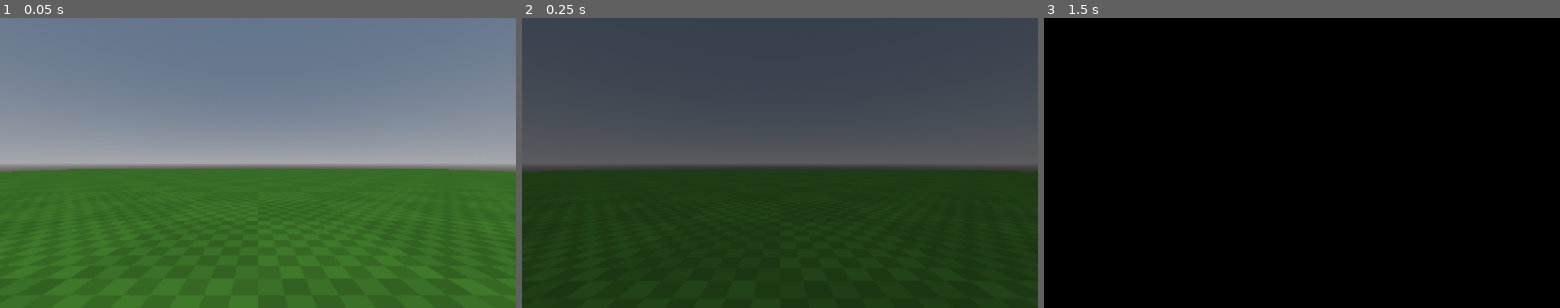
Above: before the commit, frames 1-3 (left to right).
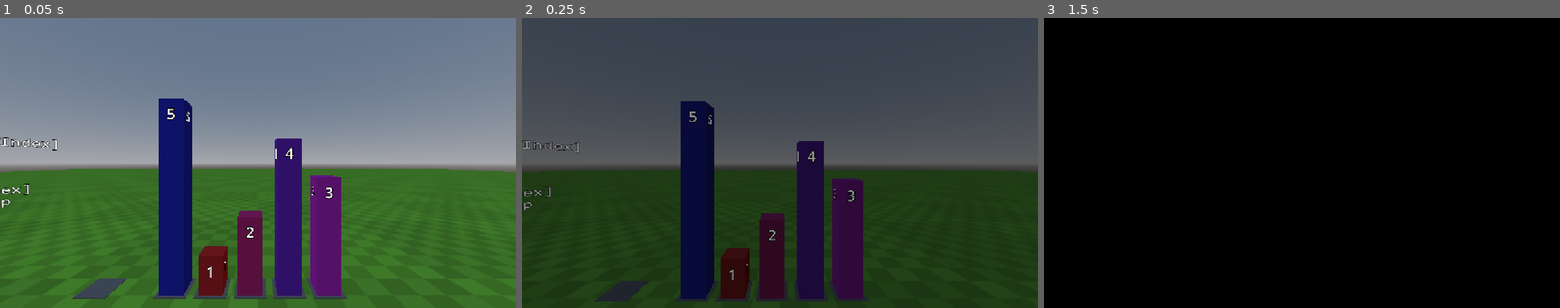
Above: after the commit, the same moments.

Repository: FlashCanBuild/SortingVR
Game: Godot game, scene res://scenes/main.tscn
Same seed, same stepped clock (60 frames per second), same inputs: the game is played once before the commit and once after it.
Inputs (mouse positions are in pixels of both pictures, inside the frame that each line leads up to):
- Up to frame 1 (0.05 s): no input
- Up to frame 2 (0.25 s): no input
- Up to frame 3 (1.5 s): tap Enter (ui_accept) at 0.5, 0.77, 1.07, 1.25 s; move the mouse to (1415, 148) at 0.52 s; hold Right (ui_right) 0.53-1.25 s; click (1415, 148) at 0.67 s; drag from (1198, 177) to (1276, 221) at 1.27 s

The runs differ from the first frame. In frame 1, 13% of the frame differs, in the area x 0-68%, y 27-97%; in frame 2, 13%; in frame 3, nothing differs.

Commit message:
fixed slots, added prototype of pseudocode board and sorting board

Diff:
--- a/game/project.godot
+++ b/game/project.godot
@@ -24,6 +24,10 @@
 
 window/stretch/mode="canvas_items"
 window/stretch/aspect="expand"
+
+[editor]
+
+movie_writer/movie_file="C:/Users/flash/OneDrive/Documents/Game Development/SortingVR/game/recordings/recording.ogv"
 
 [editor_plugins]
 
--- /dev/null
+++ b/game/scenes/PseudocodeBoard.tscn
@@ -0,0 +1,44 @@
+[gd_scene format=3 uid="uid://b5l050stkv4v2"]
+
+[ext_resource type="Script" uid="uid://cp3x2fsc2ohni" path="res://scripts/PseudocodeBoard.gd" id="1_s4lqp"]
+[ext_resource type="FontFile" uid="uid://b4sffrp8vc8qc" path="res://assets/fonts/CONSOLA.TTF" id="2_ihax8"]
+
+[node name="PseudocodeBoard" type="Node3D" unique_id=1050903606 node_paths=PackedStringArray("code_label", "marker_label", "current_label")]
+script = ExtResource("1_s4lqp")
+code_label = NodePath("CodeLabel")
+marker_label = NodePath("MarkerLabel")
+current_label = NodePath("CurrentLabel")
+
+[node name="CodeLabel" type="Label3D" parent="." unique_id=252320719]
+transform = Transform3D(1, 0, 0, 0, 1, 0, 0, 0, 1, 0.15000002, -2.4214387e-08, 0)
+text = "	\"for i = 0 to n - 2\",
+	\"    int minIndex = i\",
+	\"    for j = i + 1 to n - 1\",
+	\"        if arr[j] < arr[minIndex]\",
+	\"            minIndex = j\",
+	\"    if minIndex != i\",
+	\"        int temp = arr[i]\",
+	\"        arr[i] = arr[minIndex]\",
+	\"        arr[minIndex] = temp\","
+font = ExtResource("2_ihax8")
+outline_size = 4
+horizontal_alignment = 0
+vertical_alignment = 0
+
+[node name="CurrentLabel" type="Label3D" parent="." unique_id=1380114742]
+transform = Transform3D(1, 0, 0, 0, 1, 0, 0, 0, 1, 0.15, 0.2, 0.002)
+modulate = Color(1, 1, 0, 1)
+text = "CURRENT"
+font = ExtResource("2_ihax8")
+outline_size = 4
+horizontal_alignment = 0
+vertical_alignment = 0
+
+[node name="MarkerLabel" type="Label3D" parent="." unique_id=961629662]
+transform = Transform3D(1, 0, 0, 0, 1, 0, 0, 0, 1, 0.10000002, -2.4214387e-08, 0)
+text = "
+>"
+font = ExtResource("2_ihax8")
+outline_size = 4
+horizontal_alignment = 2
+vertical_alignment = 0
--- a/game/scenes/Slot.tscn
+++ b/game/scenes/Slot.tscn
@@ -4,7 +4,7 @@
 [ext_resource type="Script" uid="uid://dptowd1f3tffm" path="res://scripts/Slot.gd" id="1_mlwvr"]
 
 [sub_resource type="BoxMesh" id="BoxMesh_2l3ww"]
-size = Vector3(0.26, -0.005, 0.26)
+size = Vector3(0.26, 0.005, 0.26)
 
 [node name="Slot" type="Node3D" unique_id=1728868693 node_paths=PackedStringArray("snap_zone", "pad_mesh")]
 script = ExtResource("1_mlwvr")
@@ -12,6 +12,7 @@
 pad_mesh = NodePath("PadMesh")
 
 [node name="SnapZone" parent="." unique_id=1665578492 instance=ExtResource("1_djgyf")]
+snap_mode = 1
 snap_require = "SortBlock"
 
 [node name="PadMesh" type="MeshInstance3D" parent="." unique_id=405688454]
--- a/game/scenes/SortBlock.tscn
+++ b/game/scenes/SortBlock.tscn
@@ -15,7 +15,7 @@
 material = SubResource("StandardMaterial3D_amcgd")
 size = Vector3(0.2, 0.2, 0.2)
 
-[node name="SortBlock" unique_id=654789477 node_paths=PackedStringArray("mesh_instance", "collision_shape", "left_grab_point", "right_grab_point", "labels") instance=ExtResource("1_tnhqg")]
+[node name="SortBlock" unique_id=654789477 node_paths=PackedStringArray("mesh_instance", "collision_shape", "left_grab_point", "right_grab_point", "labels") groups=["SortBlock"] instance=ExtResource("1_tnhqg")]
 script = ExtResource("2_amcgd")
 mesh_instance = NodePath("Mesh")
 collision_shape = NodePath("CollisionShape3D")
@@ -39,22 +39,22 @@
 transform = Transform3D(1, 0, 0, 0, 1, 0, 0, 0, 1, -0.08, 0.14, -0.11)
 visible = true
 
-[node name="LabelRight" type="Label3D" parent="." index="8" unique_id=1297394179]
+[node name="LabelRight" type="Label3D" parent="." index="4" unique_id=1297394179]
 transform = Transform3D(-4.371139e-08, 0, 1, 0, 1, 0, -1, 0, -4.371139e-08, 0.102, 0.1, 0)
 pixel_size = 0.004
 text = "1"
 
-[node name="LabelLeft" type="Label3D" parent="." index="9" unique_id=380594458]
+[node name="LabelLeft" type="Label3D" parent="." index="5" unique_id=380594458]
 transform = Transform3D(1.3113416e-07, 0, -1, 0, 1, 0, 1, 0, 1.3113416e-07, -0.102, 0.1, 0)
 pixel_size = 0.004
 text = "1"
 
-[node name="LabelBack" type="Label3D" parent="." index="10" unique_id=528569957]
+[node name="LabelBack" type="Label3D" parent="." index="6" unique_id=528569957]
 transform = Transform3D(-1, 0, -8.742278e-08, 0, 1, 0, 8.742278e-08, 0, -1, 0, 0.1, -0.102)
 pixel_size = 0.004
 text = "1"
 
-[node name="LabelFront" type="Label3D" parent="." index="11" unique_id=1641124727]
+[node name="LabelFront" type="Label3D" parent="." index="7" unique_id=1641124727]
 transform = Transform3D(1, 0, 1.7484555e-07, 0, 1, 0, -1.7484555e-07, 0, 1, 0, 0.1, 0.102)
 pixel_size = 0.004
 text = "1"
--- a/game/scenes/main.tscn
+++ b/game/scenes/main.tscn
@@ -9,11 +9,11 @@
 [ext_resource type="PackedScene" uid="uid://b6bk2pj8vbj28" path="res://addons/godot-xr-tools/functions/movement_turn.tscn" id="7_nfivy"]
 [ext_resource type="PackedScene" uid="uid://c2q5phg8w08o" path="res://addons/godot-xr-tools/functions/movement_jump.tscn" id="8_1nqs0"]
 [ext_resource type="PackedScene" uid="uid://diyu06cw06syv" path="res://addons/godot-xr-tools/player/player_body.tscn" id="9_1iba3"]
-[ext_resource type="Texture2D" uid="uid://d0s686o5cg2ij" path="res://assets/UE4_1m x 1m.png" id="10_yxlcp"]
-[ext_resource type="PackedScene" uid="uid://bbtt1wtum8a26" path="res://scenes/TestBall.tscn" id="11_ebg2g"]
-[ext_resource type="Script" uid="uid://o0h4xw8xpurs" path="res://scripts/logic/SmokeTest.gd" id="12_2ofn6"]
+[ext_resource type="Texture2D" uid="uid://d0s686o5cg2ij" path="res://assets/textures/UE4_1m x 1m.png" id="10_yxlcp"]
+[ext_resource type="Script" uid="uid://bf3alvab6gt5i" path="res://scripts/SortingBoard.gd" id="11_qmy6f"]
+[ext_resource type="Script" uid="uid://cfudkq7l1sfws" path="res://scripts/logic/Referee.gd" id="13_mwfav"]
 [ext_resource type="PackedScene" uid="uid://calmpm8nssn3p" path="res://scenes/BlockRow.tscn" id="13_xa025"]
-[ext_resource type="PackedScene" uid="uid://bwis1ourdwnih" path="res://scenes/SortBlock.tscn" id="14_3p2gp"]
+[ext_resource type="PackedScene" uid="uid://b5l050stkv4v2" path="res://scenes/PseudocodeBoard.tscn" id="14_mwfav"]
 
 [sub_resource type="ProceduralSkyMaterial" id="ProceduralSkyMaterial_5t7wk"]
 
@@ -88,14 +88,18 @@
 transform = Transform3D(1, 0, 0, 0, 1, 0, 0, 0, 1, 0, -0.5, 0)
 shape = SubResource("BoxShape3D_po5s0")
 
-[node name="XRToolsPickable" parent="." unique_id=1719679024 instance=ExtResource("11_ebg2g")]
-transform = Transform3D(1, 0, 0, 0, 1, 0, 0, 0, 1, 0.14920807, 0.5, 1.3147738)
+[node name="SortingBoard" type="Node3D" parent="." unique_id=1314728863 node_paths=PackedStringArray("referee", "block_row", "pseudocode_board")]
+transform = Transform3D(-1, 0, -8.742278e-08, 0, 1, 0, 8.742278e-08, 0, -1, -1.0999999, 0, -2.5500002)
+script = ExtResource("11_qmy6f")
+referee = NodePath("Referee")
+block_row = NodePath("BlockRow")
+pseudocode_board = NodePath("PseudocodeBoard")
 
-[node name="SmokeTest" type="Node" parent="." unique_id=1344065890]
-script = ExtResource("12_2ofn6")
+[node name="BlockRow" parent="SortingBoard" unique_id=1777947557 instance=ExtResource("13_xa025")]
+max_block_height = 2.5
 
-[node name="BlockRow" parent="." unique_id=1777947557 instance=ExtResource("13_xa025")]
-transform = Transform3D(1, 0, 0, 0, 1, 0, 0, 0, 1, 0, 0.29999998, -1.6)
+[node name="Referee" type="Node" parent="SortingBoard" unique_id=146909041]
+script = ExtResource("13_mwfav")
 
-[node name="SortBlock" parent="." unique_id=654789477 instance=ExtResource("14_3p2gp")]
-transform = Transform3D(1, 0, 0, 0, 1, 0, 0, 0, 1, 2, 0, 0)
+[node name="PseudocodeBoard" parent="SortingBoard" unique_id=1050903606 instance=ExtResource("14_mwfav")]
+transform = Transform3D(-0.64278764, -0.19826688, -0.73994195, 0, 0.9659258, -0.25881904, 0.7660443, -0.1663657, -0.6208852, 3.8758352, 2.5, -2.3988824)
--- /dev/null
+++ b/game/scripts/PseudocodeBoard.gd
@@ -0,0 +1,28 @@
+class_name PseudocodeBoard
+extends Node3D
+
+const MARKER := ">"
+
+@export var code_label: Label3D
+@export var marker_label: Label3D
+@export var current_label: Label3D
+
+var _lines: Array[String] = []
+
+func set_pseudocode(lines: Array[String]) -> void:
+	_lines = lines.duplicate()
+	point_at(-1)
+
+func point_at(line: int) -> void:
+	var numbered: Array[String] = []
+	var markers: Array[String] = []
+	for i in _lines.size():
+		numbered.append("%d  %s" % [i, _lines[i]])
+		markers.append(MARKER if i == line else "")
+	code_label.text = "\n".join(PackedStringArray(numbered))
+	marker_label.text = "\n".join(PackedStringArray(markers))
+	if current_label != null:
+		if line < 0 or line >= _lines.size():
+			current_label.text = ""
+		else:
+			current_label.text = "Line %d: %s" % [line, _lines[line].strip_edges()]
--- /dev/null
+++ b/game/scripts/SortingBoard.gd
@@ -0,0 +1,143 @@
+class_name SortingBoard
+extends Node3D
+
+@export var referee: Referee
+@export var block_row: BlockRow
+@export var pseudocode_board: PseudocodeBoard
+
+@export var auto_move_loop_variables: bool = true
+@export var start_on_ready: bool = true
+@export var debug_autoplay_non_moves: bool = true
+@export var debug_autoplay_delay: float = 0.5
+
+var array_size: int = 0
+var _algorithm: SortAlgorithm = SelectionSort.new()
+var _values: Array = []
+var _origin: Dictionary = {}
+var _generation: int = 0
+var _setting_up: bool = false
+var _busy: bool = false
+
+
+func _ready() -> void:
+	array_size = block_row.slots.size() # don't guess on array size
+	assert(array_size != null and array_size > 0, "SortingBoard: Number of slots is undefined or nonpositive!")
+	for slot in block_row.slots:
+		slot.block_placed.connect(_on_block_placed)
+	block_row.temp_slot.block_placed.connect(_on_block_placed)
+	referee.step_advanced.connect(_on_step_advanced)
+	referee.mistake_made.connect(_on_mistake_made)
+	referee.stats_changed.connect(_on_stats_changed)
+	referee.restarted.connect(_on_restarted)
+	referee.finished.connect(_on_finished)
+	if start_on_ready:
+		randomize_run(array_size)
+
+func randomize_run(count: int = -1) -> void:
+	var size := array_size if count < 1 else count
+	var values: Array = range(1, size + 1)
+	values.shuffle()
+	start_run(values)
+
+func reset_run() -> void:
+	start_run(_values)
+
+func start_run(values: Array) -> void:
+	_values = values.duplicate()
+	_rebuild_blocks()
+	if pseudocode_board != null:
+		pseudocode_board.set_pseudocode(_algorithm.get_pseudocode())
+	referee.start(_algorithm, _values, auto_move_loop_variables)
+
+func _rebuild_blocks() -> void:
+	_generation += 1
+	_origin.clear()
+	_setting_up = true
+	block_row.setup(_values)
+	_setting_up = false
+	for block in block_row.blocks:
+		block.dropped.connect(_on_block_dropped)
+
+func _on_block_placed(slot: Slot, block: SortBlock) -> void:
+	if _busy:
+		return
+	if _setting_up:
+		_origin[block] = slot
+		return
+	var from: Slot = _origin.get(block)
+	if from == null or from == slot:
+		_origin[block] = slot
+		return
+	if referee.submit(MoveAction.new(from.index, slot.index)):
+		_origin[block] = slot
+	else:
+		call_deferred("_return_block", block, slot, from, _generation)
+
+func _return_block(block: SortBlock, wrong_slot: Slot, home: Slot, generation: int) -> void:
+	if generation != _generation or not is_instance_valid(block):
+		return
+	_busy = true
+	wrong_slot.clear()
+	if home.is_empty():
+		home.place(block)
+	_busy = false
+
+func _on_block_dropped(block: Node3D) -> void:
+	var generation := _generation
+	await get_tree().process_frame
+	if generation != _generation or not is_instance_valid(block):
+		return
+	if _holder_of(block) != null:
+		return
+	var home: Slot = _origin.get(block)
+	if home != null and home.is_empty():
+		_busy = true
+		home.place(block as SortBlock)
+		_busy = false
+
+func _holder_of(block: Node3D) -> Slot:
+	for slot in block_row.slots:
+		if slot.block == block:
+			return slot
+	if block_row.temp_slot.block == block:
+		return block_row.temp_slot
+	return null
+
+func _on_step_advanced(waiting_for: Step, _narrated: Array) -> void:
+	print("waiting on pseudocode line ", waiting_for.line)
+	if pseudocode_board != null:
+		pseudocode_board.point_at(waiting_for.line)
+	if debug_autoplay_non_moves and not (waiting_for is MoveStep):
+		call_deferred("_autoplay", waiting_for, _generation)
+
+func _autoplay(step: Step, generation: int) -> void:
+	if debug_autoplay_delay > 0.0:
+		await get_tree().create_timer(debug_autoplay_delay).timeout
+	if generation != _generation:
+		return
+	referee.submit(_correct_action(step))
+
+func _correct_action(step: Step) -> PlayerAction:
+	var compare_step := step as CompareStep
+	if compare_step != null:
+		return AnswerAction.new(compare_step.expected)
+	var move_step := step as MoveStep
+	if move_step != null:
+		return MoveAction.new(move_step.from_slot, move_step.to_slot)
+	var set_step := step as SetStep
+	return SetAction.new(set_step.variable, set_step.value)
+
+func _on_mistake_made(mistakes: int, _expected: Step) -> void:
+	print("mistake #", mistakes)
+
+func _on_stats_changed(progress: int, total: int, comparisons: int, mistakes: int) -> void:
+	print("progress ", progress, "/", total, " | comparisons ", comparisons, " | mistakes ", mistakes)
+
+func _on_restarted() -> void:
+	print("restarted")
+	call_deferred("_rebuild_blocks")
+
+func _on_finished(_narrated: Array) -> void:
+	print("finished")
+	if pseudocode_board != null:
+		pseudocode_board.point_at(-1)
Binary file added: game/assets/fonts/CONSOLA.TTF
Not shown, added: game/assets/fonts/CONSOLA.TTF.import
Renamed: game/assets/UE4_1m x 1m.png -> game/assets/textures/UE4_1m x 1m.png
Not shown, changed: game/assets/textures/UE4_1m x 1m.png.import
Not shown, added: game/scripts/PseudocodeBoard.gd.uid
Not shown, added: game/scripts/SortingBoard.gd.uid
Not shown, added: docs/devlogs/2026-11-14.md
